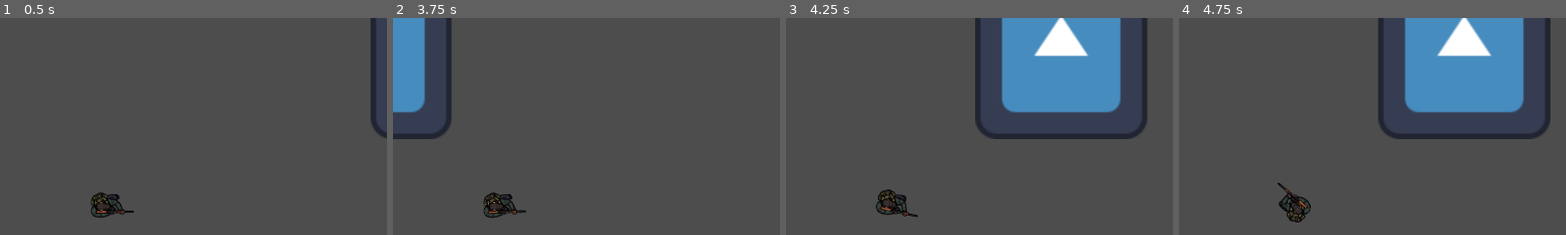
Above: before the commit, frames 1-4 (left to right).
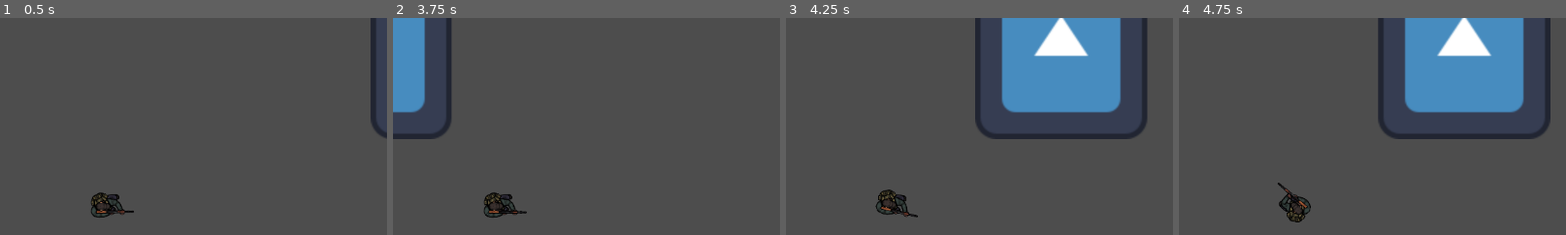
Above: after the commit, the same moments.

Repository: Hisukurifu24/Shadow-Protocol
Game: Godot game, scene res://Scenes/world.tscn
Same seed, same stepped clock (60 frames per second), same inputs: the game is played once before the commit and once after it. The engine's default icon, where the game draws it, is replaced by a stand-in: a white triangle on a blue panel in a dark square.
Inputs (mouse positions are % of the whole screen's width and height, from its top left):
- Up to frame 1 (0.5 s): no input
- Up to frame 2 (3.75 s): tap Enter at 0.5 s; move the mouse to (72, 45) at 0.52 s; press the mouse at (72, 45) at 0.53 s; hold D (moveRight) 0.53-1.25 s; tap Shift (sprint) at 0.8, 2.3 s; release the mouse at (72, 45) at 1.25 s; drag from (30, 55) to (98, 39) at 1.27 s; move the mouse to (60, 28) at 2.02 s; press the mouse at (60, 28) at 2.03 s; hold D (moveRight) 2.03-2.75 s; release the mouse at (60, 28) at 2.75 s; drag from (45, 70) to (56, 39) at 2.77 s; move the mouse to (80, 65) at 3.52 s; hold A (moveLeft) from 3.53 s (still down); hold Shift (sprint) from 3.53 s (still down); tap Backspace at 3.6 s
- Up to frame 3 (4.25 s): keep holding A (moveLeft); keep holding Shift (sprint); tap R (reload) at 4.15 s
- Up to frame 4 (4.75 s): release A (moveLeft) at 4.25 s; release Shift (sprint) at 4.25 s; drag from (20, 35) to (35, 25) at 4.27 s
The pictures show only the part of the screen within x 36-86%, y 7-57%; the shares and areas given below are measured in that part.

Frame 1 is identical in both runs. In frame 2, 0.1% of the frame differs, in the area x 23-35%, y 80-92%; in frame 3, less than 0.1%; in frame 4, nothing differs.

Commit message:
Refactor player animation state management
Introduced PlayerState and BodyState enums to manage animation states in player.gd. Added _update_player_states and _update_animations functions to decouple animation logic from movement code, ensuring animations only update on state changes. Also added a new Weapon.gd resource script for weapon properties.

Diff:
--- /dev/null
+++ b/Scripts/Weapon.gd
@@ -0,0 +1,17 @@
+extends Resource
+class_name Weapon
+
+@export
+var name: String = "Pistol"
+var damage: int = 10
+var fire_rate: float = 5.0 # bullets per second
+var reload_time: float = 1.5 # seconds to reload
+var magazine_size: int = 12 # bullets per magazine
+var ammo_type: AmmoType = AmmoType.PISTOL
+var bullet_speed: float = 800.0 # speed of the bullet
+
+enum AmmoType {
+    PISTOL,
+    RIFLE,
+    SHOTGUN
+}
--- a/Scripts/player.gd
+++ b/Scripts/player.gd
@@ -1,10 +1,26 @@
 extends CharacterBody2D
+
+# Animation state enums
+enum PlayerState {
+	IDLE,
+	WALKING,
+	SPRINTING,
+	STRAFING_LEFT,
+	STRAFING_RIGHT
+}
+
+enum BodyState {
+	IDLE,
+	MOVING,
+	SHOOTING,
+	RELOADING
+}
 
 @export var speed: float = 300.0
 @export var sprint_multiplier: float = 1.5
 
 const BULLET := preload("res://scenes/Bullet.tscn")
-@onready var muzzle: Node2D = $Muzzle if has_node("Muzzle") else self
+@onready var muzzle: Node2D = $Muzzle
 @onready var feet_sprite: AnimatedSprite2D = $FeetSprite
 @onready var body_sprite: AnimatedSprite2D = $BodySprite
 
@@ -24,6 +40,12 @@
 var _shoot_timer := 0.0
 
 var _is_sprinting := false
+
+# Animation state tracking
+var current_player_state: PlayerState = PlayerState.IDLE
+var current_body_state: BodyState = BodyState.IDLE
+var previous_player_state: PlayerState = PlayerState.IDLE
+var previous_body_state: BodyState = BodyState.IDLE
 
 func _ready() -> void:
 	# Initialize ammo
@@ -59,35 +81,11 @@
 
 
 	if input_direction.length() > 0:
-		# Calculate if player is strafing (moving perpendicular to facing direction)
-		var facing_direction = Vector2.RIGHT.rotated(rotation)
-		var dot_product = input_direction.dot(facing_direction)
-		var cross_product = input_direction.cross(facing_direction)
-
-		# Check if movement is more perpendicular than forward/backward (dot product close to 0)
-		var is_strafing = abs(dot_product) < 0.7 and abs(cross_product) > 0.3
-
-		if is_strafing:
-			# Determine strafe direction based on cross product sign
-			if cross_product > 0:
-				feet_sprite.play("strafe_left")
-			else:
-				feet_sprite.play("strafe_right")
-		elif _is_sprinting:
-			feet_sprite.play("sprint")
-		else:
-			feet_sprite.play("walk")
-
-		if not body_sprite.is_playing():
-			body_sprite.play("move")
 		# Normalize diagonal movement
 		input_direction = input_direction.normalized()
 		velocity = input_direction * speed
 		velocity *= sprint_multiplier if _is_sprinting else 1.0
 	else:
-		feet_sprite.play("idle")
-		if not body_sprite.is_playing():
-			body_sprite.play("idle")
 		velocity = Vector2.ZERO
 
 
@@ -99,6 +97,10 @@
 
 	# Move the character
 	move_and_slide()
+
+	# Update animation states
+	_update_player_states()
+	_update_animations()
 
 	# Handle reload input
 	if Input.is_action_just_pressed("reload") and not _is_reloading and current_ammo < max_magazine_size and total_ammo > 0:
@@ -110,7 +112,6 @@
 		if current_ammo > 0:
 			_is_shooting = true
 			_shoot_timer = shoot_animation_duration
-			body_sprite.play("shoot")
 			shoot()
 			_cooldown = 1.0 / fire_rate
 			current_ammo -= 1
@@ -148,7 +149,6 @@
 		return
 
 	_is_reloading = true
-	body_sprite.play("reload")
 	print("Reloading... - Current: " + str(current_ammo) + "/" + str(max_magazine_size) + " Total: " + str(total_ammo))
 
 func _finish_reload() -> void:
@@ -168,6 +168,64 @@
 	# Check if the finished animation was "reload"
 	if body_sprite.animation == "reload" and _is_reloading:
 		_finish_reload()
+
+func _update_player_states() -> void:
+	# Determine body state (higher priority)
+	if _is_reloading:
+		current_body_state = BodyState.RELOADING
+	elif _is_shooting:
+		current_body_state = BodyState.SHOOTING
+	elif velocity.length() > 0:
+		current_body_state = BodyState.MOVING
+	else:
+		current_body_state = BodyState.IDLE
+
+	# Determine player/feet state
+	if velocity.length() == 0:
+		current_player_state = PlayerState.IDLE
+	else:
+		var facing_direction = Vector2.RIGHT.rotated(rotation)
+		var dot_product = velocity.normalized().dot(facing_direction)
+		var cross_product = velocity.normalized().cross(facing_direction)
+		var is_strafing = abs(dot_product) < 0.7 and abs(cross_product) > 0.3
+
+		if is_strafing:
+			current_player_state = PlayerState.STRAFING_LEFT if cross_product > 0 else PlayerState.STRAFING_RIGHT
+		elif _is_sprinting:
+			current_player_state = PlayerState.SPRINTING
+		else:
+			current_player_state = PlayerState.WALKING
+
+func _update_animations() -> void:
+	# Update body animations only when state changes
+	if current_body_state != previous_body_state:
+		match current_body_state:
+			BodyState.IDLE:
+				body_sprite.play("idle")
+			BodyState.MOVING:
+				body_sprite.play("move")
+			BodyState.SHOOTING:
+				body_sprite.play("shoot")
+			BodyState.RELOADING:
+				body_sprite.play("reload")
+
+		previous_body_state = current_body_state
+
+	# Update feet animations only when state changes
+	if current_player_state != previous_player_state:
+		match current_player_state:
+			PlayerState.IDLE:
+				feet_sprite.play("idle")
+			PlayerState.WALKING:
+				feet_sprite.play("walk")
+			PlayerState.SPRINTING:
+				feet_sprite.play("sprint")
+			PlayerState.STRAFING_LEFT:
+				feet_sprite.play("strafe_left")
+			PlayerState.STRAFING_RIGHT:
+				feet_sprite.play("strafe_right")
+
+		previous_player_state = current_player_state
 
 func get_ammo_info() -> Dictionary:
 	return {
Not shown, added: Scripts/Weapon.gd.uid
